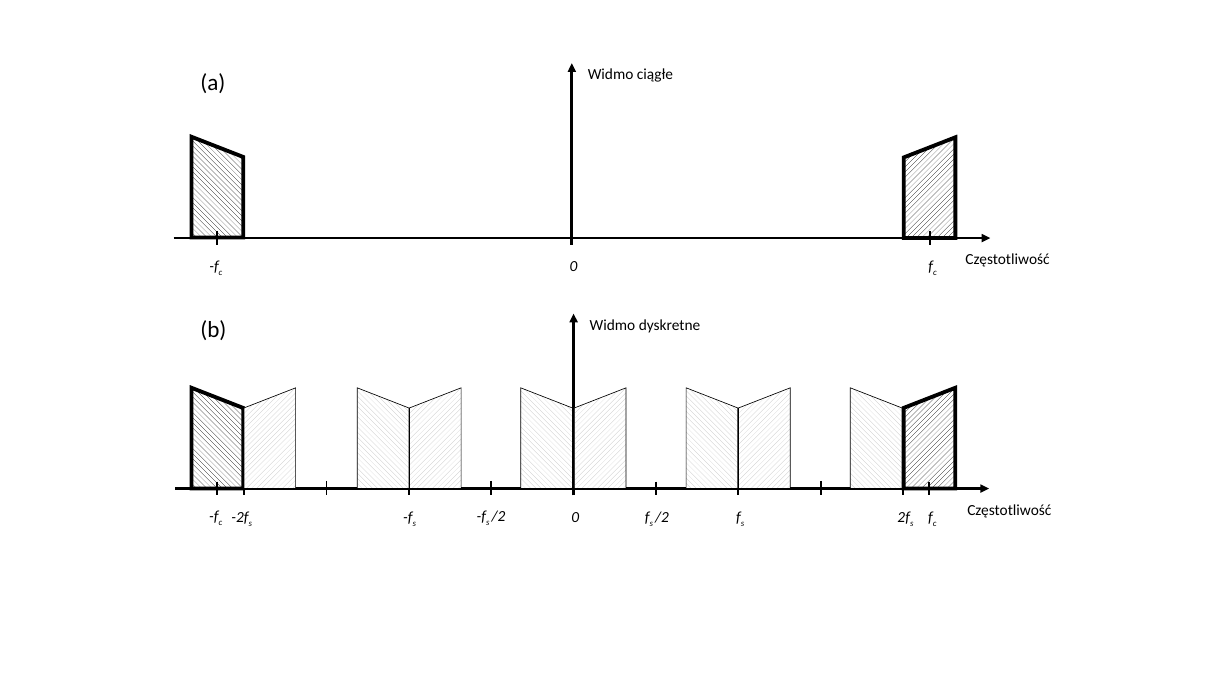
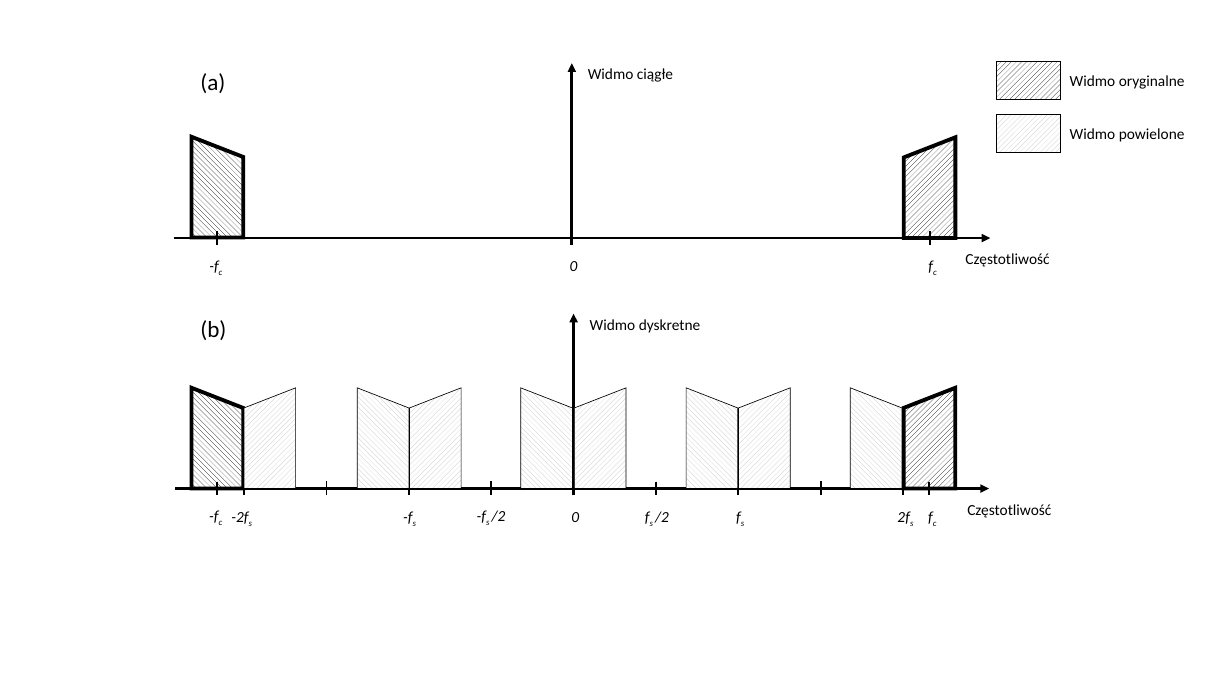
Before and after one commit to BaronTM/PracaMagisterska, a slide deck: slide 1 of Notatka/Rys/PowerPoint/podprobkowanie.pptx. Drawn at 1232x693 pixels with LibreOffice and Linux fonts; fonts in the diff are those of the drawing. Boxes give left, top, right and bottom in pixels: in the first picture for what was removed or moved away, otherwise in the second. Text is boxed around its words. In the diff, an @@ line names an element or a change of style, - is before the commit and + after.

```diff
--- a/Notatka/Rys/PowerPoint/podprobkowanie.pptx
+++ b/Notatka/Rys/PowerPoint/podprobkowanie.pptx
@@ rectangle added at (x1=997, y1=62, x2=1061, y2=100), fill pattern #000000 on #FFFFFF, outline #000000 1 pt @@
@@ text added at (x1=1070, y1=75, x2=1185, y2=89), 12 pt, text #000000 @@
+Widmo oryginalne
@@ rectangle added at (x1=997, y1=115, x2=1061, y2=152), fill pattern #BFBFBF on #FFFFFF, outline #000000 1 pt @@
@@ text added at (x1=1070, y1=128, x2=1185, y2=142), 12 pt, text #000000 @@
+Widmo powielone
```
Also in this commit, not shown: 42 other files.
